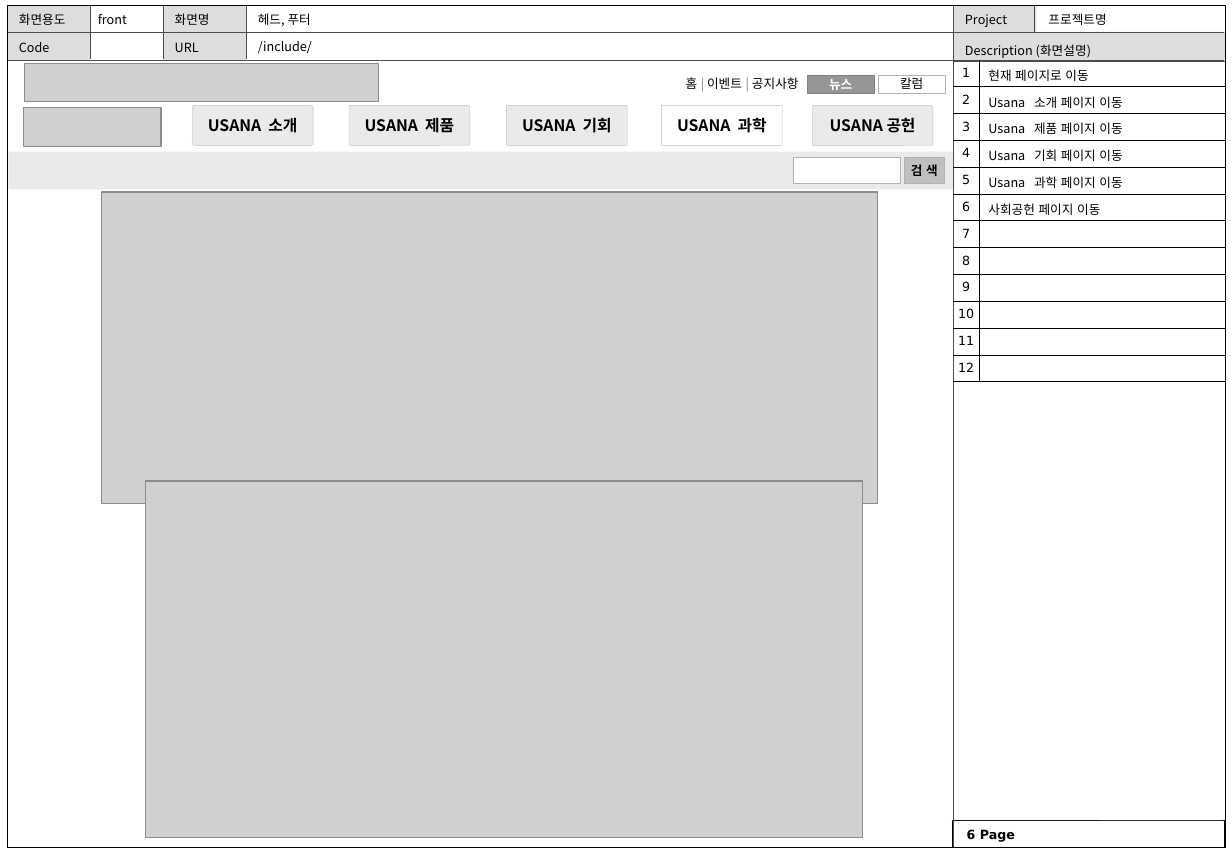
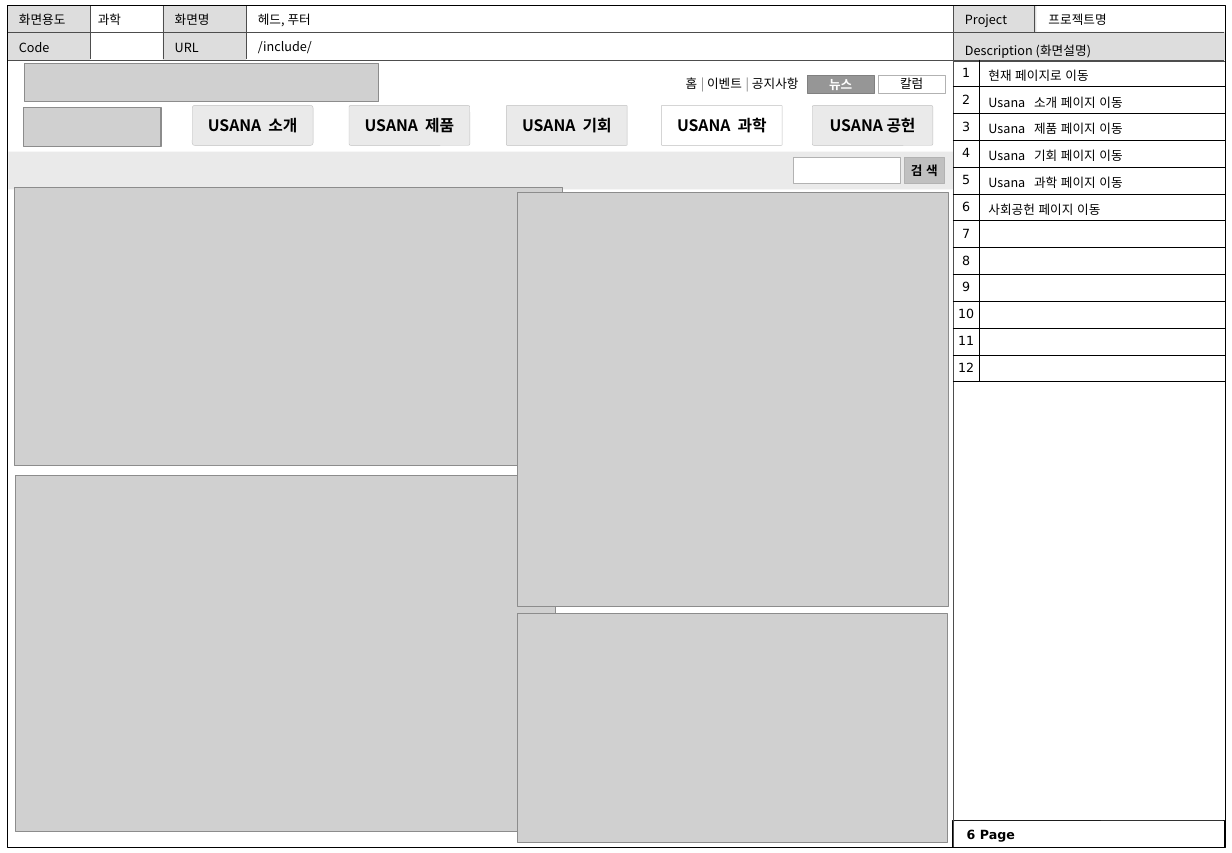
Before and after one commit to aone1234/query, a slide deck: slide 7 of 웹용_스토리보드_HMH.pptx. Drawn at 1232x853 pixels with LibreOffice and Linux fonts; fonts in the diff are those of the drawing; grey boxes stand for pictures. Boxes give left, top, right and bottom in pixels: in the first picture for what was removed or moved away, otherwise in the second. Text is boxed around its words. In the diff, an @@ line names an element or a change of style, - is before the commit and + after.

```diff
--- a/웹용_스토리보드_HMH.pptx
+++ b/웹용_스토리보드_HMH.pptx
@@ text at (98,13,121,25): text changed @@
-front
+과학
@@ picture: place and size @@
-picture at (102,192,878,504)
+picture at (14,188,562,466)
@@ picture added at (518,192,949,606) @@
@@ picture: place and size @@
-picture at (146,481,862,838)
+picture at (16,476,556,833)
@@ picture added at (518,614,948,843) @@
```
Also in this commit, not shown: 4 other slides changed.
